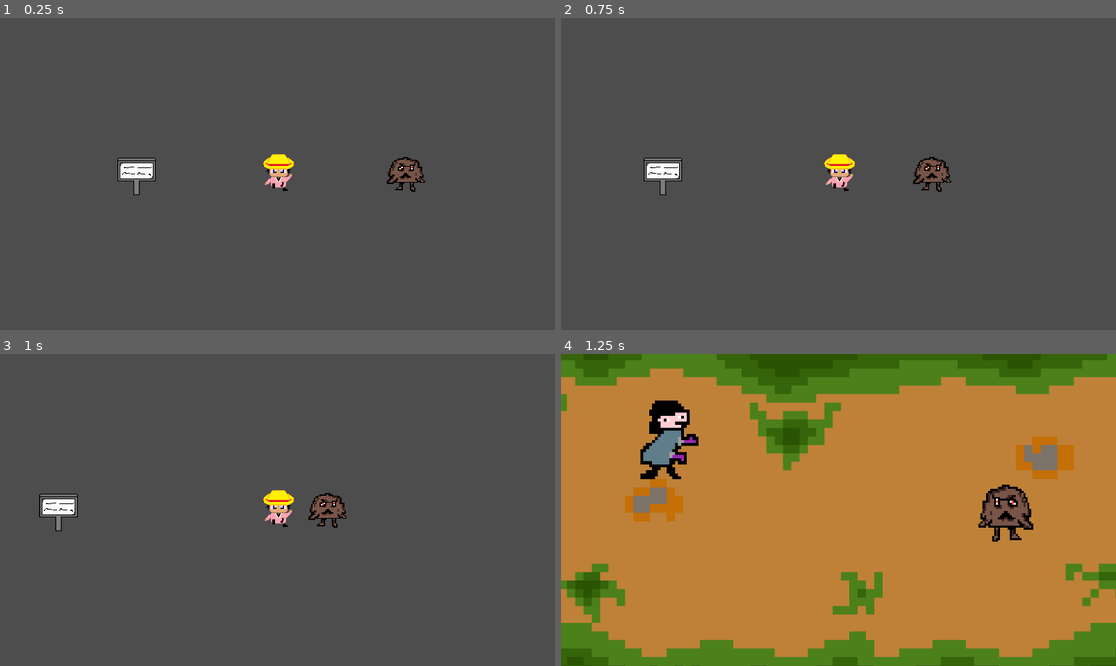
Above: before the commit, frames 1-4 (two rows, left to right).
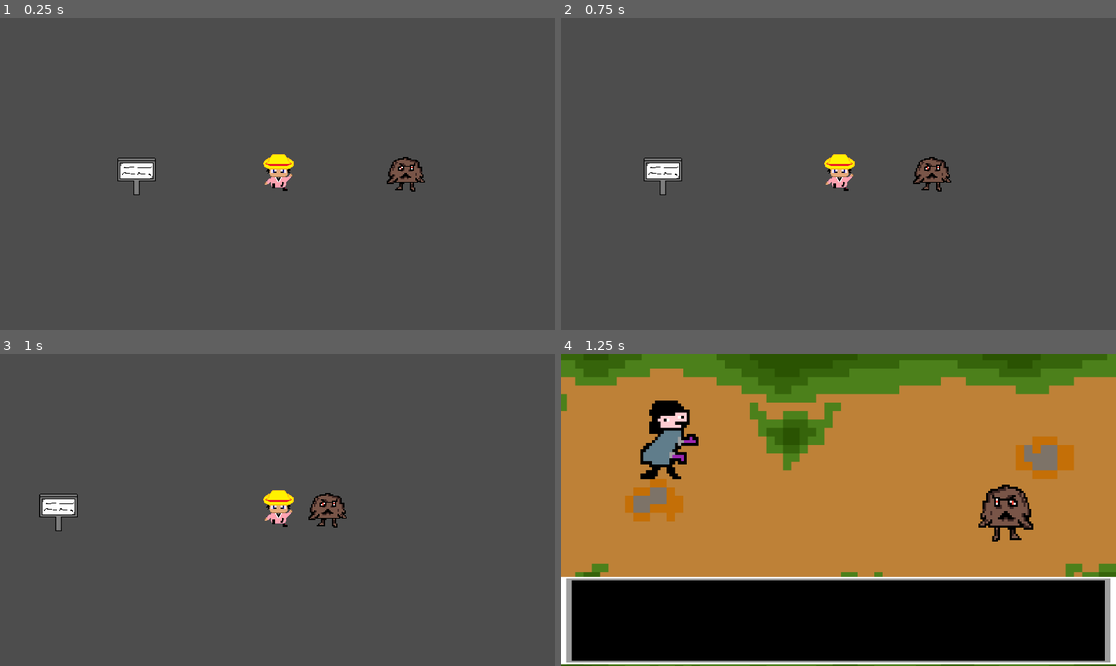
Above: after the commit, the same moments.

Repository: Poridaby/Pori-The-Game
Game: Godot game, scene res://scenes/Inser_ellenon.tscn
Two runs of this game, one before a commit and one after it. Both use one fixed random seed, a clock stepped at 60 frames per second and the inputs below.
Inputs:
- Up to frame 1 (0.25 s): no input
- Up to frame 2 (0.75 s): tap Enter at 0.5 s; hold D (move_right) from 0.53 s (still down); hold Q (action_fight, bound only after the commit) from 0.53 s (still down)
- Up to frame 3 (1 s): keep holding D (move_right); keep holding Q (action_fight, bound only after the commit); tap E (action_run, bound only after the commit) at 0.8 s
- Up to frame 4 (1.25 s): keep holding D (move_right); keep holding Q (action_fight, bound only after the commit)

Frames 1-3 are identical in both runs. In frame 4, 28% of the frame differs, in the area x 0-100%, y 71-100%.

Commit message:
debut_combat_systeme

Diff:
--- a/pori-the-game/project.godot
+++ b/pori-the-game/project.godot
@@ -70,3 +70,18 @@
 , Object(InputEventJoypadButton,"resource_local_to_scene":false,"resource_name":"","device":-1,"button_index":0,"pressure":0.0,"pressed":false,"script":null)
 ]
 }
+action_fight={
+"deadzone": 0.2,
+"events": [Object(InputEventKey,"resource_local_to_scene":false,"resource_name":"","device":-1,"window_id":0,"alt_pressed":false,"shift_pressed":false,"ctrl_pressed":false,"meta_pressed":false,"pressed":false,"keycode":0,"physical_keycode":81,"key_label":0,"unicode":97,"location":0,"echo":false,"script":null)
+]
+}
+action_heal={
+"deadzone": 0.2,
+"events": [Object(InputEventKey,"resource_local_to_scene":false,"resource_name":"","device":-1,"window_id":0,"alt_pressed":false,"shift_pressed":false,"ctrl_pressed":false,"meta_pressed":false,"pressed":false,"keycode":0,"physical_keycode":87,"key_label":0,"unicode":122,"location":0,"echo":false,"script":null)
+]
+}
+action_run={
+"deadzone": 0.2,
+"events": [Object(InputEventKey,"resource_local_to_scene":false,"resource_name":"","device":-1,"window_id":0,"alt_pressed":false,"shift_pressed":false,"ctrl_pressed":false,"meta_pressed":false,"pressed":false,"keycode":0,"physical_keycode":69,"key_label":0,"unicode":101,"location":0,"echo":false,"script":null)
+]
+}
--- a/pori-the-game/scenes/combat.tscn
+++ b/pori-the-game/scenes/combat.tscn
@@ -1,10 +1,13 @@
-[gd_scene load_steps=6 format=3 uid="uid://dm6g17dqct7ip"]
+[gd_scene load_steps=9 format=3 uid="uid://dm6g17dqct7ip"]
 
 [ext_resource type="Texture2D" uid="uid://du66nyjjny5ve" path="res://objet/New_Piskel.png" id="1_764e3"]
 [ext_resource type="Script" uid="uid://bkm3aafrxcd2t" path="res://script/warp.gd" id="1_qajva"]
 [ext_resource type="Texture2D" uid="uid://ciy5g07bh23mv" path="res://objet/player_fight_state.png" id="3_aic3r"]
-[ext_resource type="Script" uid="uid://ci6edhuxgnt0r" path="res://scenes/j_1.gd" id="3_p71o4"]
+[ext_resource type="Script" uid="uid://ci6edhuxgnt0r" path="res://script/j_1.gd" id="3_p71o4"]
 [ext_resource type="Texture2D" uid="uid://bl1hn5uijamw" path="res://objet/enemie.png" id="4_4l26h"]
+[ext_resource type="Script" uid="uid://dfuynhptbgba" path="res://script/ptitcrote.gd" id="5_4gnb8"]
+[ext_resource type="Script" uid="uid://dgv8bxgitmt86" path="res://script/controle.gd" id="6_vcae8"]
+[ext_resource type="Texture2D" uid="uid://cohebqbv2wfc4" path="res://objet/boite de dialogue.png" id="7_osi8t"]
 
 [node name="Node2D" type="Node2D"]
 script = ExtResource("1_qajva")
@@ -25,6 +28,7 @@
 
 [node name="Enemy" type="Node2D" parent="."]
 position = Vector2(1539, 537)
+script = ExtResource("5_4gnb8")
 
 [node name="Enemie" type="Sprite2D" parent="Enemy"]
 texture_filter = 1
@@ -37,3 +41,10 @@
 anchors_preset = 0
 offset_right = 40.0
 offset_bottom = 40.0
+script = ExtResource("6_vcae8")
+
+[node name="BoiteDeDialogue" type="Sprite2D" parent="."]
+texture_filter = 1
+position = Vector2(958.99994, 869.99994)
+scale = Vector2(19.210001, 6.1875)
+texture = ExtResource("7_osi8t")
--- a/pori-the-game/scenes/j_1.gd
+++ /dev/null
@@ -1,5 +0,0 @@
-extends Node2D
-
-
-func attack():
-	pass
--- a/pori-the-game/script/Joueur_P.gd
+++ b/pori-the-game/script/Joueur_P.gd
@@ -1,7 +1,7 @@
 extends CharacterBody2D
 class_name Player
 
-
+var statis = Character.new()
 @export var speed = 400
 var next_spawn_name: String = ""
 
@@ -77,7 +77,7 @@
 	#Converti le contenu en dict
 	var data = JSON.parse_string(content)
 	if typeof(data) == TYPE_DICTIONARY:
-		global_var.stats_1 = data
+		statis.stats = data
 
 
 func save_stats():
@@ -91,7 +91,7 @@
 		return
 
 	#Edite le fichier de sauvegarde
-	var json_string := JSON.stringify(global_var.stats_1)
+	var json_string := JSON.stringify(statis.stats)
 	file.store_string(json_string)
 	file.close()
 
--- /dev/null
+++ b/pori-the-game/script/character_class.gd
@@ -0,0 +1,19 @@
+extends Node
+class_name Character
+
+var stats := {
+	"name":"",
+	"lvl":1,
+	"XP":0,
+	"PV_max":10,
+	"PV":10,
+	"PM":10,
+	"ATK":10,
+	"DEF":10,
+	"SPEED":10,
+	"PIERRE":10,
+	}
+
+func ouch(degats: int):
+	var dmg = max(degats - stats["DEF"], 0)
+	stats["PV"] -= dmg
--- /dev/null
+++ b/pori-the-game/script/controle.gd
@@ -0,0 +1,33 @@
+extends Control
+
+enum Turn { PLAYER, MOB }
+var turn_now : Turn
+
+var character : Character
+var enemy : Enemy
+
+func turn_player():
+	if Input.is_action_pressed("action_fight"):
+		$"../J1".player_attack()
+	if Input.is_action_pressed("action_heal"):
+		$"../J1".player_heal()
+	if Input.is_action_pressed("action_run"):
+		$"../J1".player_run()
+
+func turn_enemy():
+	pass
+
+func _ready():
+	character = Character.new()
+	enemy = Enemy.new()
+
+	if character.stats["SPEED"] >= enemy.stats["SPEED"]:
+		turn_now = Turn.PLAYER
+	else:
+		turn_now = Turn.MOB
+
+func _physics_process(_delta):
+	if turn_now == Turn.PLAYER:
+		turn_player()
+	elif turn_now == Turn.MOB:
+		turn_enemy()
--- /dev/null
+++ b/pori-the-game/script/enemy_class.gd
@@ -0,0 +1,19 @@
+extends Node
+class_name Enemy
+
+var stats := {
+	"name": "",
+	"lvl":1,
+	"XP":0,
+	"PV_max":10,
+	"PV":10,
+	"PM":10,
+	"ATK":10,
+	"DEF":10,
+	"SPEED":9,
+	"PIERRE":10,
+	}
+
+func ouch(degats: int):
+	var dmg = max(degats - stats["DEF"], 0)
+	stats["PV"] -= dmg
--- a/pori-the-game/script/global_var.gd
+++ b/pori-the-game/script/global_var.gd
@@ -8,14 +8,3 @@
 
 # Choisi le bon point de spawn après la prise d'une warp
 var next_spawn_name: String = ""
-
-# Statistiques des joueurs:
-var stats_1 = {
-	"XP":10,
-	"PV":10,
-	"PM":10,
-	"ATK":10,
-	"DEF":10,
-	"SPEED":10,
-	"PIERRE":10,
-	}
--- /dev/null
+++ b/pori-the-game/script/j_1.gd
@@ -0,0 +1,10 @@
+extends Character
+
+func player_attack():
+	print("Ca frappe")
+
+func player_heal():
+	print("le soin")
+
+func player_run():
+	print("la fuite")
--- /dev/null
+++ b/pori-the-game/script/ptitcrote.gd
@@ -0,0 +1,7 @@
+extends Node2D
+
+func _ready() -> void:
+	pass
+
+func _process(_delta):
+	pass
Not shown, added: pori-the-game/script/character_class.gd.uid
Not shown, added: pori-the-game/script/controle.gd.uid
Not shown, added: pori-the-game/script/enemy_class.gd.uid
Renamed: pori-the-game/scenes/j_1.gd.uid -> pori-the-game/script/j_1.gd.uid
Not shown, added: pori-the-game/script/ptitcrote.gd.uid
